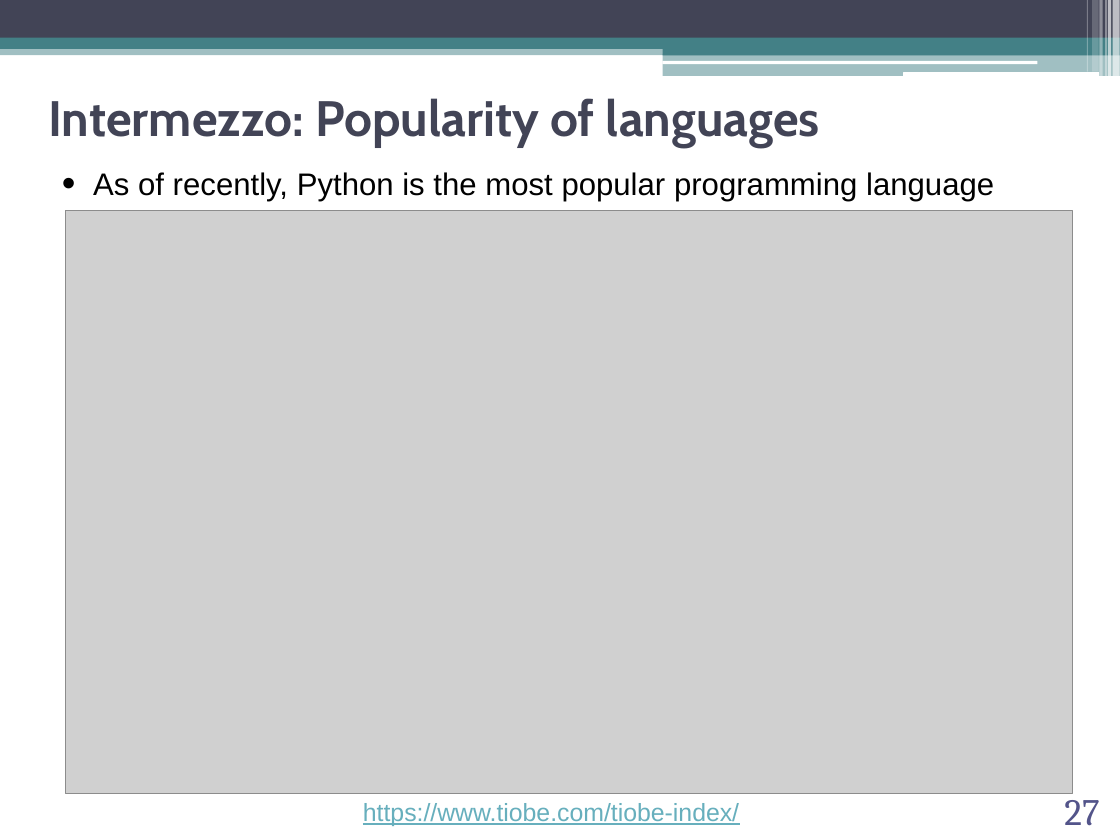
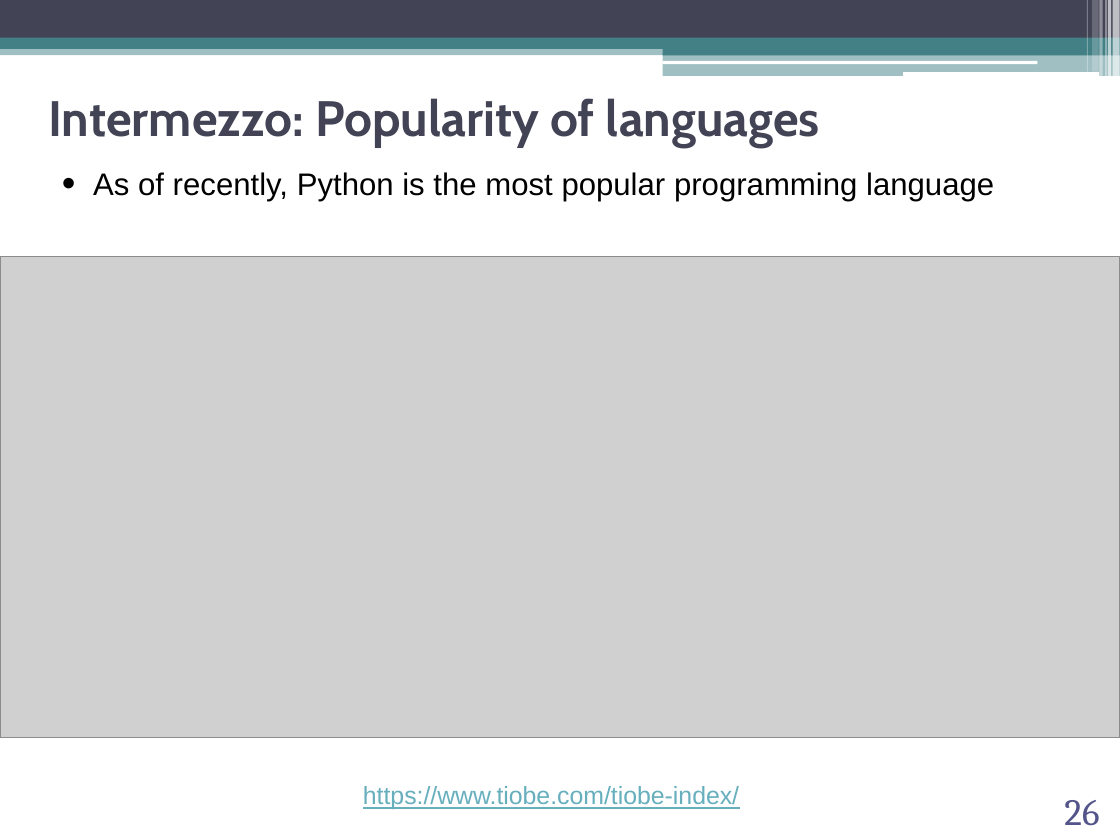
Before and after one commit to abilandz/PH8124, a slide deck: slide 26 of Lecture_1/ABilandzic_PH8124_SS2023.pptx (slide 27 before the commit). Drawn at 1120x840 pixels with LibreOffice and Linux fonts; fonts in the diff are those of the drawing; grey boxes stand for pictures; background and template pictures are left out. Boxes give left, top, right and bottom in pixels: in the first picture for what was removed or moved away, otherwise in the second. Text is boxed around its words. In the diff, an @@ line names an element or a change of style, - is before the commit and + after.

```diff
--- a/Lecture_1/ABilandzic_PH8124_SS2023.pptx
+++ b/Lecture_1/ABilandzic_PH8124_SS2023.pptx
@@ picture: place and size @@
-picture at bbox=[65, 211, 1073, 793]
+picture at bbox=[0, 256, 1120, 738]
@@ text "https://www.tiobe.com/tiobe-index/": place and size @@
-text "https://www.tiobe.com/tiobe-index/" at bbox=[363, 803, 739, 826]
+text "https://www.tiobe.com/tiobe-index/" at bbox=[363, 786, 739, 809]
@@ page number at bbox=[1064, 800, 1099, 825]: text changed @@
-27
+26
```
Also in this commit, not shown: 12 other slides changed, 1 slide removed, 3 other files.
